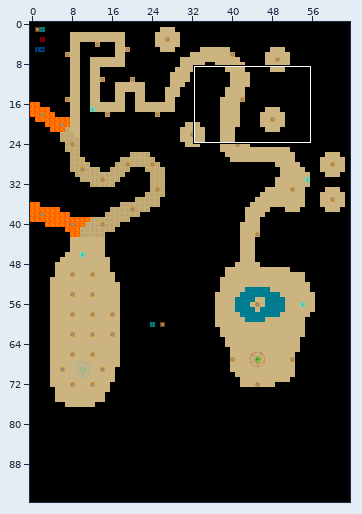
Tiled map, stored at assets-src/maps/chap1.tmx. Above, an overview of the earlier version with the close-up marked.
Close-up. Before the commit:
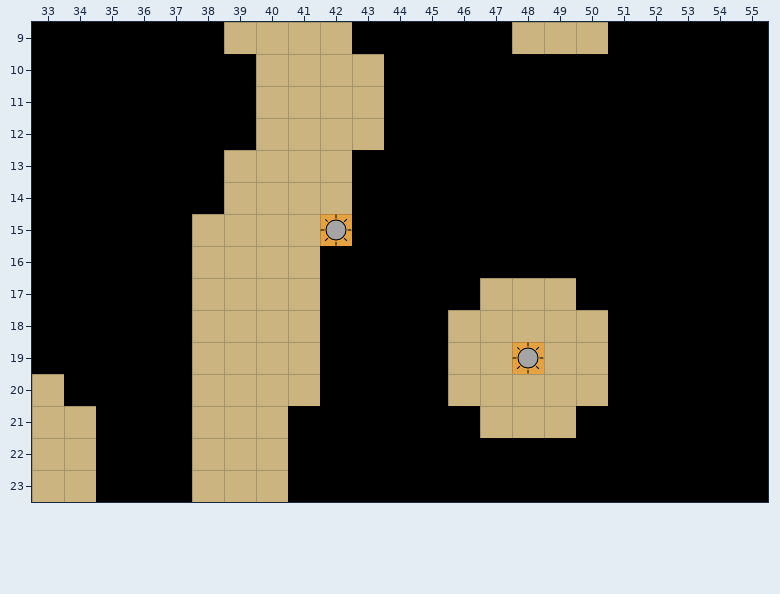
Cells are 32x32 px. Shown: x 33..55, y 9..23.
The same view after the edit:
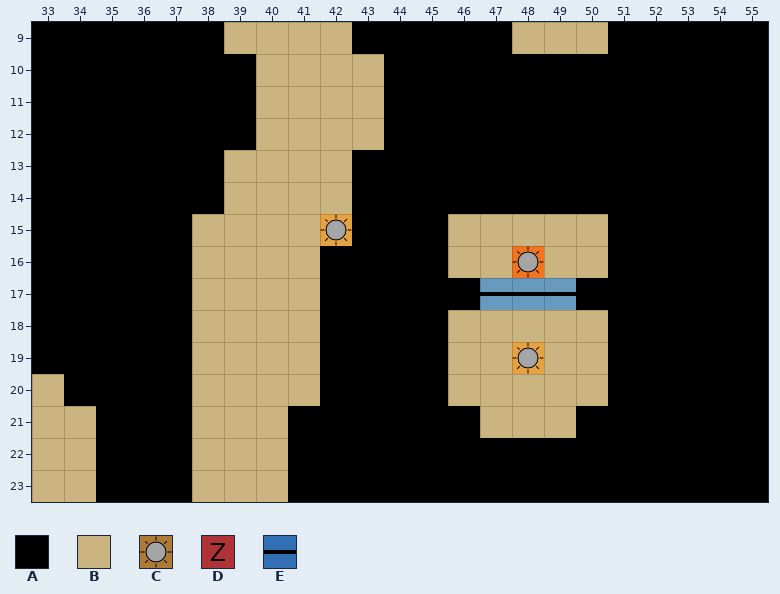
Key: from "basic": A 0, B 1; from "items": C 0, D 2, E 3.
_ is an empty cell.
Objects are placed by their top-left corner, in cells (3,4 is the top-left corner of cell 3,4); size is 1x1 cell unless given.
Tiles replaced or removed in this view: A.
Edits made:
Changed rows in their new state; . is an unchanged cell.
Layer "map":
first column x 46:
15 BBBBB
16 BBBBB
Layer "doods":
added: D "Zombie" at 48,16
Layer "lights":
added: C "LowLightMaze" at 48,16
Layer "doors":
added: E "HDoor" at 47,17
added: E "HDoor" at 48,17
added: E "HDoor" at 49,17
Where, in picture pixels (left, top, right, bottom), the same in both close-ups:
changed: (448, 214, 608, 310)
